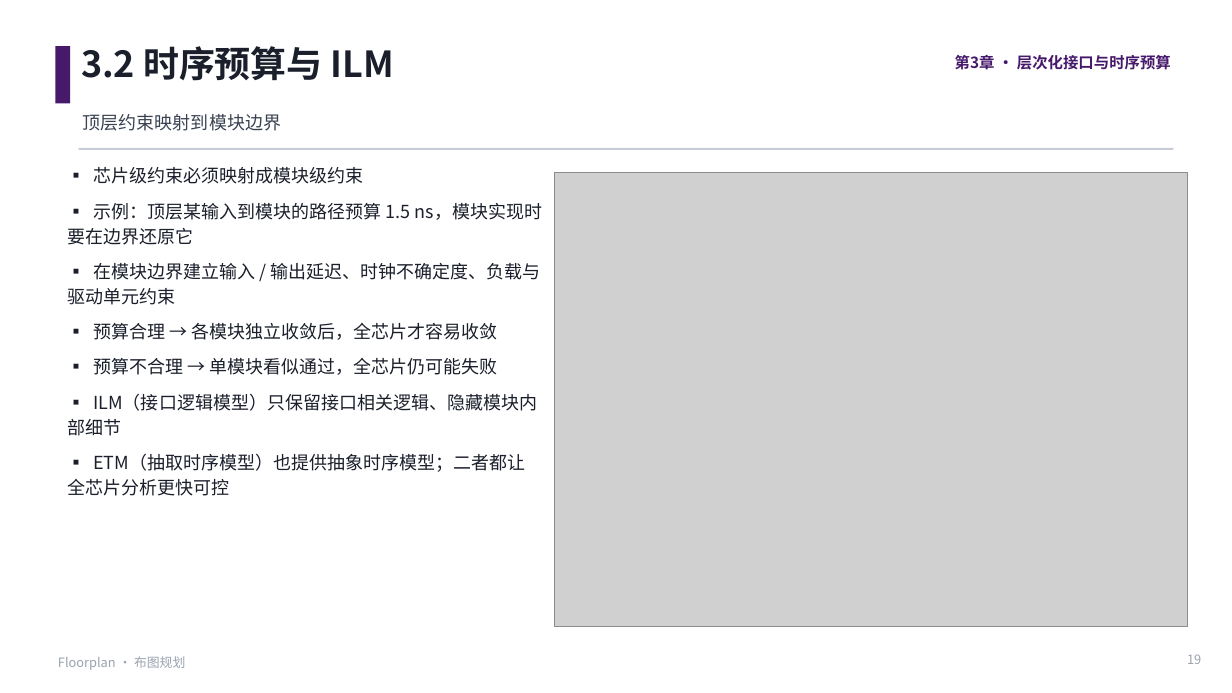
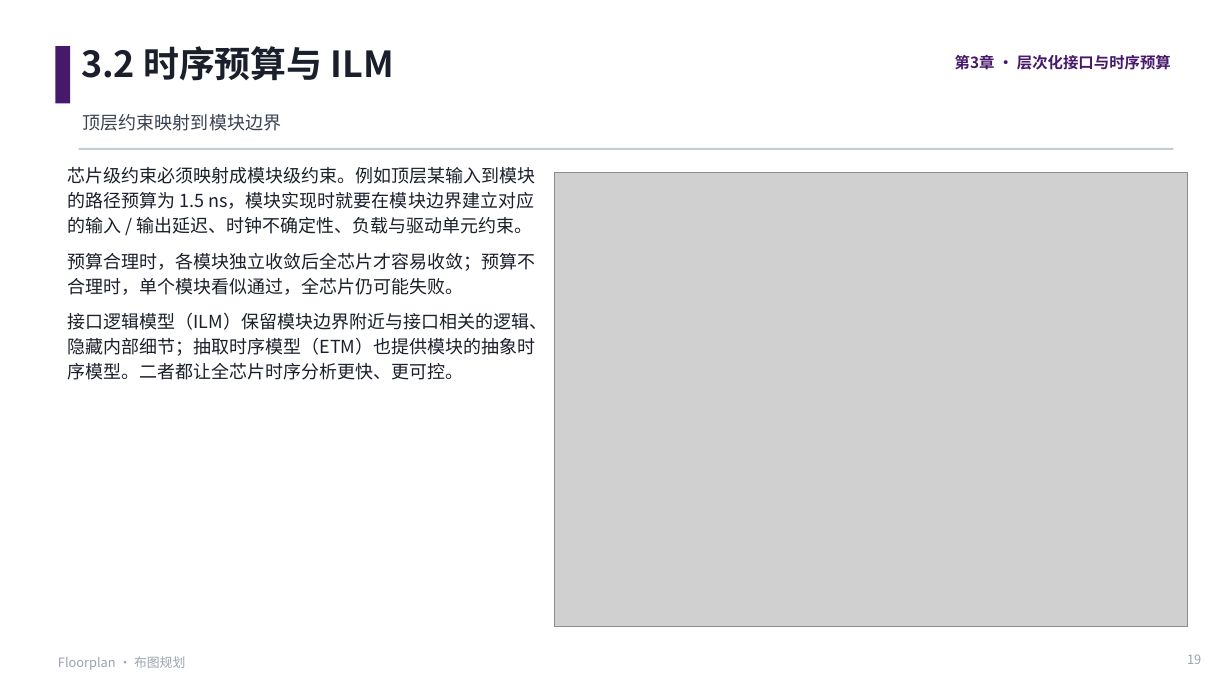
Before and after one commit to JinChengZ18/IC_Learning_Material, a slide deck: slide 19 of IC_Backend_Notes/slides/05_Floorplan - 副本.pptx. Drawn at 1232x693 pixels with LibreOffice and Linux fonts; fonts in the diff are those of the drawing; grey boxes stand for pictures. Boxes give left, top, right and bottom in pixels: in the first picture for what was removed or moved away, otherwise in the second. Text is boxed around its words. In the diff, an @@ line names an element or a change of style, - is before the commit and + after.

```diff
--- a/IC_Backend_Notes/slides/05_Floorplan - 副本.pptx
+++ b/IC_Backend_Notes/slides/05_Floorplan - 副本.pptx
@@ text at <box>67,167,547,380</box>: text changed @@
-▪ 芯片级约束必须映射成模块级约束
-▪ 示例：顶层某输入到模块的路径预算 1.5 ns，模块实现时要在边界还原它
-▪ 在模块边界建立输入 / 输出延迟、时钟不确定度、负载与驱动单元约束
-▪ 预算合理 → 各模块独立收敛后，全芯片才容易收敛
-▪ 预算不合理 → 单模块看似通过，全芯片仍可能失败
-▪ ILM（接口逻辑模型）只保留接口相关逻辑、隐藏模块内部细节
-▪ ETM（抽取时序模型）也提供抽象时序模型；二者都让全芯片分析更快可控
+芯片级约束必须映射成模块级约束。例如顶层某输入到模块的路径预算为 1.5 ns，模块实现时就要在模块边界建立对应的输入 / 输出延迟、时钟不确定性、负载与驱动单元约束。
+预算合理时，各模块独立收敛后全芯片才容易收敛；预算不合理时，单个模块看似通过，全芯片仍可能失败。
+接口逻辑模型（ILM）保留模块边界附近与接口相关的逻辑、隐藏内部细节；抽取时序模型（ETM）也提供模块的抽象时序模型。二者都让全芯片时序分析更快、更可控。
```
Also in this commit, not shown: 10 other slides changed, 20 other files.
